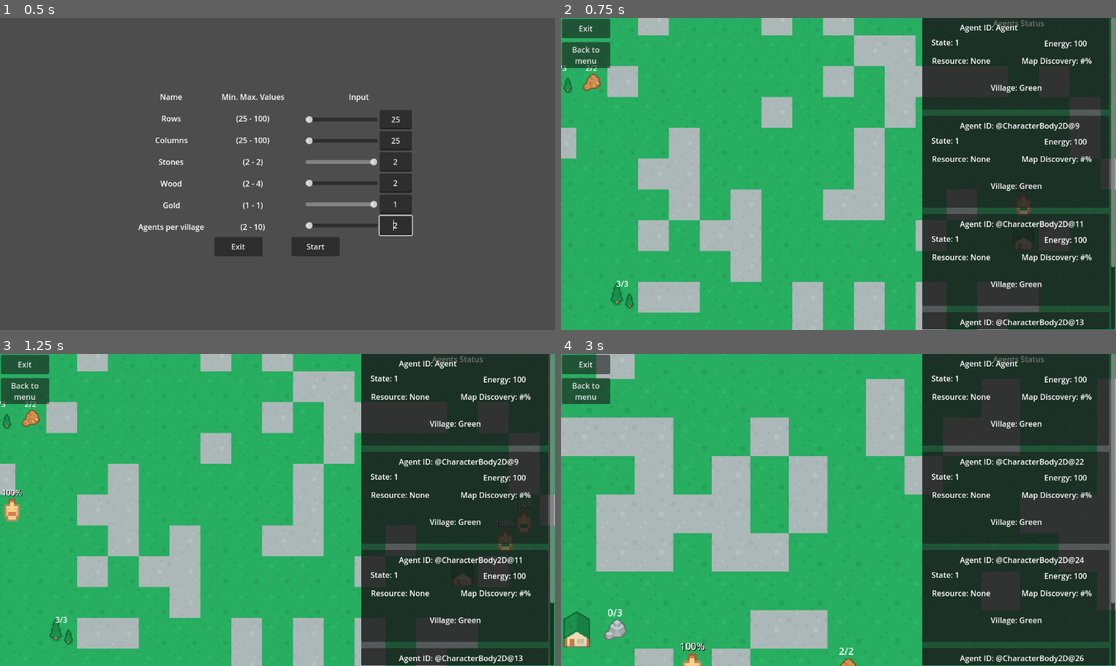
Above: before the commit, frames 1-4 (two rows, left to right).
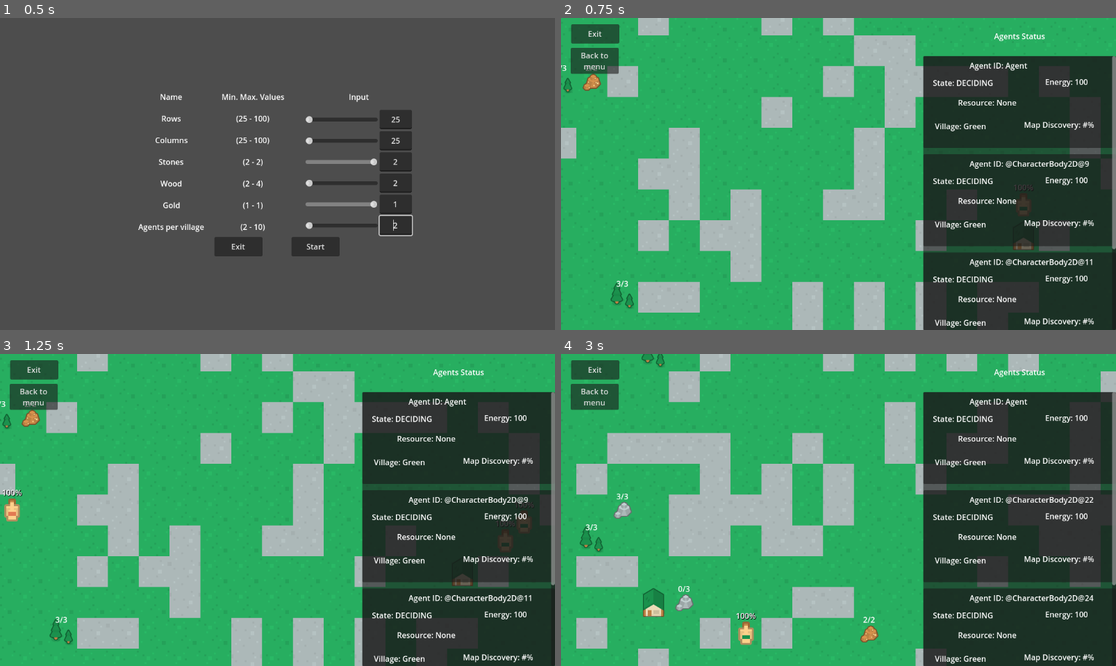
Above: after the commit, the same moments.

Repository: ApostolisSiampanis/intelligent-agents
Game: Godot game, scene res://scenes/input_screen.tscn
The game is run twice, just before and just after one commit, with the same random seed, the same clock (stepped at 60 frames per second) and the same inputs.
Inputs (mouse positions are in pixels of both pictures, inside the frame that each line leads up to):
- Up to frame 1 (0.5 s): no input
- Up to frame 2 (0.75 s): click "Start" at 0.5 s
- Up to frame 3 (1.25 s): no input
- Up to frame 4 (3 s): click "Back to menu" at 1.25 s; click "Start" at 2 s; move the mouse to (960, 494) at 2.77 s; tap Mouse wheel up (camera_zoom_in) at 2.85 s

Frame 1 is identical in both runs. In frame 2, 14% of the frame differs, in the area x 0-100%, y 0-100%; in frame 3, 14%; in frame 4, 38%.

Commit message:
fix the zoom/gui error with tilemap

Diff:
--- a/scenes/info_card.gd
+++ b/scenes/info_card.gd
@@ -18,9 +18,17 @@
 
 func update_info():
 	if agent != null:
+
+		# Convert the state enum to a string
+		var state_string = ""
+		match agent.current_state:
+			agent.State.WALKING: state_string = "WALKING"
+			agent.State.DECIDING: state_string = "DECIDING"
+			agent.State.REFILLING: state_string = "REFILLING"
+			agent.State.IDLE: state_string = "IDLE"
+		label_state.text = "State: " + state_string
 		label_agent_id.text = "Agent ID: " + str(agent.get_name())
 		label_agent_village.text = "Village: " + str(agent.village_type)
-		label_state.text = "State: " + str(agent.current_state)
 		label_energy.text = "Energy: " + str(agent.energy)
 		if agent.current_carrying_resource:
 			label_resource.text = "Resource: " + str(agent.current_carrying_resource.type) + " (" + str(agent.current_carrying_resource.quantity) + ")"
--- a/scenes/info_card.tscn
+++ b/scenes/info_card.tscn
@@ -6,34 +6,34 @@
 script = ExtResource("1_wpc8v")
 
 [node name="Panel" type="Panel" parent="."]
-offset_right = 388.0
+offset_right = 400.0
 offset_bottom = 191.0
 
 [node name="LabelAgentID" type="Label" parent="Panel"]
 unique_name_in_owner = true
 layout_mode = 0
-offset_left = 78.0
-offset_top = 9.0
-offset_right = 211.0
-offset_bottom = 32.0
+offset_left = 96.0
+offset_top = 8.0
+offset_right = 229.0
+offset_bottom = 31.0
 text = "Agent ID: #"
 
 [node name="LabelAgentVillage" type="Label" parent="Panel"]
 unique_name_in_owner = true
 layout_mode = 0
-offset_left = 142.0
+offset_left = 24.0
 offset_top = 134.0
-offset_right = 275.0
+offset_right = 157.0
 offset_bottom = 157.0
 text = "Village: #"
 
 [node name="LabelState" type="Label" parent="Panel"]
 unique_name_in_owner = true
 layout_mode = 0
-offset_left = 19.0
-offset_top = 40.0
-offset_right = 78.0
-offset_bottom = 63.0
+offset_left = 20.0
+offset_top = 44.0
+offset_right = 79.0
+offset_bottom = 67.0
 text = "State: "
 
 [node name="LabelEnergy" type="Label" parent="Panel"]
@@ -48,19 +48,19 @@
 [node name="LabelResource" type="Label" parent="Panel"]
 unique_name_in_owner = true
 layout_mode = 0
-offset_left = 20.0
-offset_top = 78.0
-offset_right = 160.0
-offset_bottom = 101.0
+offset_left = 72.0
+offset_top = 85.0
+offset_right = 212.0
+offset_bottom = 108.0
 text = "Agent Resource:"
 
 [node name="LabelMapDiscovery" type="Label" parent="Panel"]
 unique_name_in_owner = true
 layout_mode = 0
-offset_left = 206.0
-offset_top = 78.0
-offset_right = 352.0
-offset_bottom = 101.0
+offset_left = 209.0
+offset_top = 131.0
+offset_right = 355.0
+offset_bottom = 154.0
 text = "Map Discovery: #%"
 
 [connection signal="ready" from="." to="." method="_on_ready"]
--- a/scenes/map_generator.tscn
+++ b/scenes/map_generator.tscn
@@ -54,44 +54,46 @@
 
 [node name="ExitButton" type="Button" parent="UILayer"]
 custom_minimum_size = Vector2(100, 40)
-offset_left = 2.0
-offset_top = 2.0
-offset_right = 102.0
-offset_bottom = 42.0
+offset_left = 21.0
+offset_top = 13.0
+offset_right = 121.0
+offset_bottom = 53.0
 text = "Exit"
 script = ExtResource("4_61sxg")
 
 [node name="MainMenuButton" type="Button" parent="UILayer"]
 custom_minimum_size = Vector2(100, 40)
-offset_left = 2.0
-offset_top = 50.0
-offset_right = 102.0
-offset_bottom = 90.0
+offset_left = 20.0
+offset_top = 62.0
+offset_right = 120.0
+offset_bottom = 116.0
 text = "Back to
 menu"
 script = ExtResource("5_l6ovq")
 
-[node name="PanelAgentsStatus" type="Panel" parent="UILayer"]
-custom_minimum_size = Vector2(400, 0)
+[node name="VBoxContainerAgentsList" type="VBoxContainer" parent="UILayer"]
+unique_name_in_owner = true
 anchors_preset = 11
 anchor_left = 1.0
 anchor_right = 1.0
 anchor_bottom = 1.0
-offset_left = -402.0
-offset_top = -1.0
-offset_right = -2.0
-offset_bottom = -1.0
+offset_left = -400.0
 grow_horizontal = 0
 grow_vertical = 2
 
-[node name="LabelMenu" type="Label" parent="UILayer/PanelAgentsStatus"]
+[node name="LabelMenu" type="Label" parent="UILayer/VBoxContainerAgentsList"]
 layout_mode = 2
-offset_right = 400.0
-offset_bottom = 23.0
-text = "Agents Status"
+text = "
+Agents Status
+ "
 horizontal_alignment = 1
 
-[node name="ScrollContainer" type="ScrollContainer" parent="UILayer/PanelAgentsStatus"]
+[node name="PanelAgentsStatus" type="Panel" parent="UILayer/VBoxContainerAgentsList"]
+custom_minimum_size = Vector2(400, 0)
+layout_mode = 2
+size_flags_vertical = 3
+
+[node name="ScrollContainer" type="ScrollContainer" parent="UILayer/VBoxContainerAgentsList/PanelAgentsStatus"]
 custom_minimum_size = Vector2(400, 0)
 layout_mode = 1
 anchors_preset = 15
@@ -100,7 +102,7 @@
 grow_horizontal = 2
 grow_vertical = 2
 
-[node name="VBoxContainerInfoCards" type="VBoxContainer" parent="UILayer/PanelAgentsStatus/ScrollContainer"]
+[node name="VBoxContainerInfoCards" type="VBoxContainer" parent="UILayer/VBoxContainerAgentsList/PanelAgentsStatus/ScrollContainer"]
 unique_name_in_owner = true
 y_sort_enabled = true
 clip_contents = true
--- a/scripts/camera_movement.gd
+++ b/scripts/camera_movement.gd
@@ -1,8 +1,7 @@
 extends Camera2D
 
-
 @onready var tile_map = $"../TileMap"
-
+@onready var v_box_container_agents_list = %VBoxContainerAgentsList
 @export var zoom_speed: float = 10
 
 var zoom_target: Vector2
@@ -14,9 +13,23 @@
 	zoom_target = zoom
 
 func _process(delta):
-	zoom_camera()
-	simple_pan(delta)
-	click_and_drag()
+	if is_mouse_in_tilemap() and not is_mouse_over_gui():
+		zoom_camera()
+		simple_pan(delta)
+		click_and_drag()
+
+func is_mouse_in_tilemap() -> bool:
+	var mouse_pos = get_global_mouse_position()
+	var tilemap_rect = tile_map.get_used_rect()
+	var tile_size = tile_map.tile_set.tile_size
+	tilemap_rect.position *= tile_size
+	tilemap_rect.size *= tile_size
+	return tilemap_rect.has_point(mouse_pos)
+
+func is_mouse_over_gui() -> bool:
+	var mouse_pos = get_global_mouse_position()
+	return v_box_container_agents_list.get_global_rect().has_point(mouse_pos)
+
 
 func zoom_camera():
 	if Input.is_action_just_pressed("camera_zoom_in"):
@@ -56,13 +69,7 @@
 		position = drag_start_camera_pos - move_vector * 1/zoom.x
 
 func zoom_camera_to_cursor(direction: float) -> void:
-	"""
-		This function adjusts the camera's zoom level and position
-		to create a zooming effect centered on the cursor's location.
-	"""
 	var previous_mouse_position: Vector2 = get_local_mouse_position()
-
 	zoom += zoom * zoom_speed * direction
-
 	var diff: Vector2 = previous_mouse_position - get_local_mouse_position()
 	offset += diff
Not shown, added: dasasdasdasdasdasdasdasdasda
